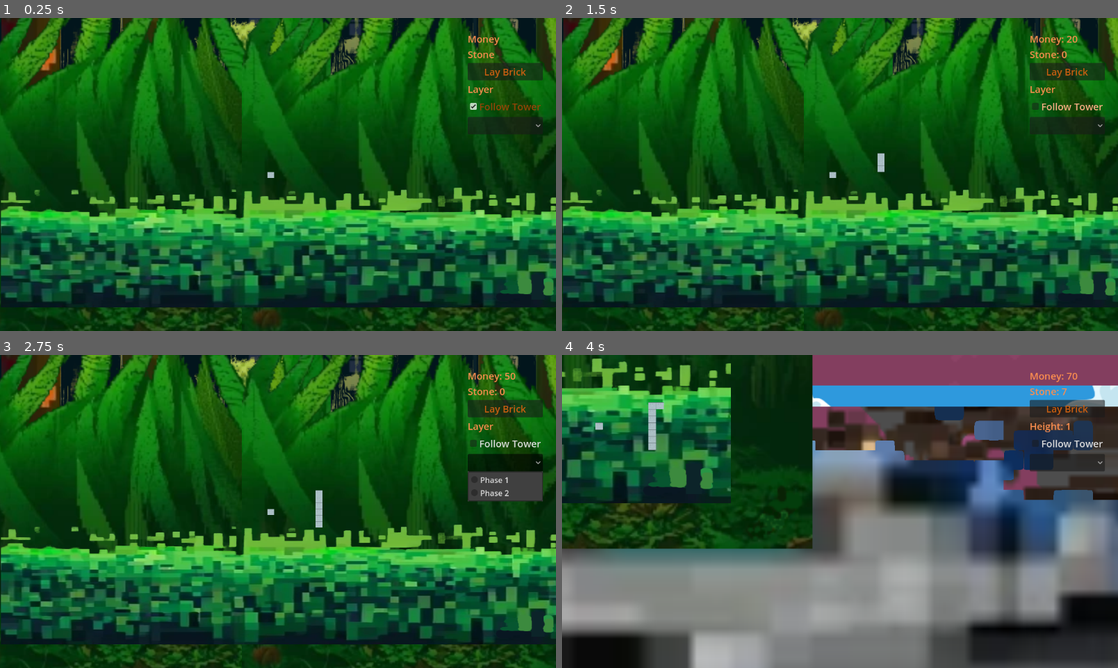
Above: before the commit, frames 1-4 (two rows, left to right).
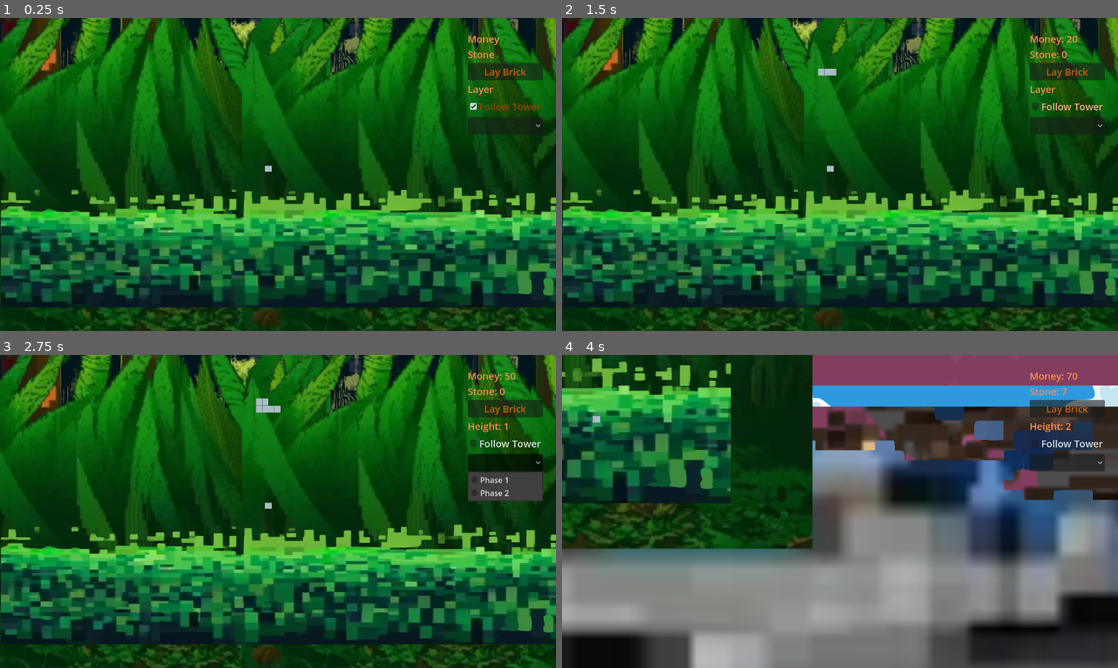
Above: after the commit, the same moments.

Repository: super-Colin/tower-builder
Game: Godot game, scene res://game.tscn
Two runs of this game, one before a commit and one after it. Both use one fixed random seed, a clock stepped at 60 frames per second and the inputs below.
Inputs (mouse positions are in pixels of both pictures, inside the frame that each line leads up to):
- Up to frame 1 (0.25 s): no input
- Up to frame 2 (1.5 s): click "Lay Brick" at 0.5 s; click "Follow Tower" at 1.25 s
- Up to frame 3 (2.75 s): click (505, 461) at 2 s
- Up to frame 4 (4 s): move the mouse to (962, 495) at 2.77 s; hold Right (ui_right) 2.78-3.53 s; hold Mouse wheel down (scroll_down) 2.78-3.53 s; click (962, 495) at 2.92 s; move the mouse to (728, 527) at 3.52 s; hold Down (ui_down) from 3.53 s (still down); tap Mouse wheel up (scroll_up) at 3.6 s

The runs differ from the first frame. In frame 1, less than 0.1% of the frame differs, in the area x 47-50%, y 47-52%; in frame 2, 0.2%; in frame 3, 0.4%, in the area x 46-92%, y 13-56%; in frame 4, 0.3%.

Commit message:
starting over at the design phase, added Notes folder

Diff:
--- a/Configs.gd
+++ b/Configs.gd
@@ -8,3 +8,9 @@
 var moneyGenerationAmount = 10 # amount generated for free per money generation tick
 var brickCost_money = 0 # Cost to add a brick to the tower
 var brickCost_stone = 0 # Cost to add a brick to the tower
+
+
+
+
+# Tower Round
+var s
--- a/Events.gd
+++ b/Events.gd
@@ -20,6 +20,9 @@
 
 signal earthEatenUpdated
 signal addEarthEaten(amount: float)
+
+signal setPlanetRadius(amount: int)
+
 
 
 func _ready():
--- a/Tower Round.gd
+++ b/Tower Round.gd
@@ -1,5 +1,5 @@
 extends Node2D
-var widthInBricksPerLayer = 7
+var widthInBricksPerLayer = 4
 var heightInBricksPerTower = 3
 
 var currentTowerWidthInBricks = 0
@@ -9,17 +9,29 @@
 
 
 
-@export var radius = 100
-@export var scaleFactor = 1
+var progressMap={
+	"1":{
+		"widthInBricksPerLayer":5,
+		"heightInBricksPerLayer":8,
+		"scaleFactor":8,
+	}
+}
 
+
+
+
+
+
+#@export var radius = 1900
+@export var radius = 200
+@export var scaleFactor = 1.5
+
+@onready var brickPixelWidth = $StoneBrick.texture.get_width()
 @onready var brickPixelHeight = $StoneBrick.texture.get_height()
 @onready var brickStartingScale = $StoneBrick.scale
 @onready var brickStartingAngle = rad_to_deg($StoneBrick.rotation)
 @onready var currentScale = brickStartingScale
-@onready var brickPixelWidth = $StoneBrick.texture.get_width()
 
-func brickPixelWidthScaled():
-	return brickPixelWidth * currentScale.x
 
 func _ready():
 	Events.addBrick.connect(addBrick)
@@ -66,39 +78,35 @@
 	# find the brick that will be in the middle
 	var midBrickPosition = ceil(widthInBricksPerLayer / 2.0)
 	var isCenterOfOddLayer = currentTowerWidthInBricks + 1 == midBrickPosition and widthInBricksPerLayer % 2 != 0
-	#print("midBrickPosition is ",midBrickPosition)
 	# if it's the middle of an odd row then return the center position
 	if isCenterOfOddLayer:
-		print("center of odd layer")
-		print("=======")
 		return layerCenterPointVector
 	# build a new vector position.
 	var bricksFromCenter = abs(midBrickPosition - (currentTowerWidthInBricks + 1))
-	var brickWidthFromCenter = bricksFromCenter * brickPixelWidthScaled()
+	var brickWidthFromCenter = bricksFromCenter * currentBrickPixelWidthScaled()
 	var offsetVector
 	# if less than the middle block
 	if currentTowerWidthInBricks +1 < midBrickPosition and widthInBricksPerLayer % 2 != 0:
-		print("<- left side of odd")
+		#print("<- left side of odd")
 		offsetVector = setVectorLength(layerCenterPointVector.orthogonal(), brickWidthFromCenter)
 	# if less than the middle block
 	if currentTowerWidthInBricks +1 < midBrickPosition and widthInBricksPerLayer % 2 == 0:
-		print("<- left side of even")
-		offsetVector = setVectorLength(layerCenterPointVector.orthogonal(), brickWidthFromCenter + (brickPixelWidthScaled()/2))
+		#print("<- left side of even")
+		offsetVector = setVectorLength(layerCenterPointVector.orthogonal(), brickWidthFromCenter + (currentBrickPixelWidthScaled()/2))
 	# if more than the middle block on an odd tower
 	if currentTowerWidthInBricks +1 > midBrickPosition and widthInBricksPerLayer % 2 != 0:
-		print("-> right side of odd")
+		#print("-> right side of odd")
 		offsetVector = setVectorLength(layerCenterPointVector.orthogonal() * -1, brickWidthFromCenter)
 	# If more than the middle (an even number) and the total width is even
 	if currentTowerWidthInBricks +1 > midBrickPosition and widthInBricksPerLayer % 2 == 0:
-		print("-> right side of even")
-		#offsetVector = offsetVector * -1
-		offsetVector = setVectorLength(layerCenterPointVector.orthogonal() * -1, brickWidthFromCenter - (brickPixelWidthScaled()/2))
+		#print("-> right side of even")
+		offsetVector = setVectorLength(layerCenterPointVector.orthogonal() * -1, brickWidthFromCenter - (currentBrickPixelWidthScaled()/2))
 	# If this is an even width tower
 	if currentTowerWidthInBricks +1 == midBrickPosition :
-		print("-- center of even")
-		offsetVector = setVectorLength(layerCenterPointVector.orthogonal(), brickPixelWidthScaled()/2)
-	print("offsetVector is ", offsetVector)
-	print("=======")
+		#print("-- center of even")
+		offsetVector = setVectorLength(layerCenterPointVector.orthogonal(), currentBrickPixelWidthScaled()/2)
+	#print("offsetVector is ", offsetVector)
+	#print("=======")
 	return layerCenterPointVector + offsetVector
 
 
@@ -121,8 +129,12 @@
 
 
 func getLayerAngle():
-	var angle = (currentTower * 30) % 360
+	# adding a "- 90" to make the origin 12 o'clock instead of 3 o'clock
+	var angle = ((currentTower * 30) - 90) % 360
 	return angle
+
+func currentBrickPixelWidthScaled():
+	return brickPixelWidth * currentScale.x
 
 
 func getCenterOfTowerOnCircle():
--- a/game.tscn
+++ b/game.tscn
@@ -41,4 +41,4 @@
 [node name="Background" parent="." instance=ExtResource("3_spluf")]
 
 [node name="Tower Round" parent="." instance=ExtResource("8_lanr4")]
-position = Vector2(559, 327)
+position = Vector2(554, 314)
--- a/tower_round.tscn
+++ b/tower_round.tscn
@@ -4,7 +4,7 @@
 [ext_resource type="Texture2D" uid="uid://gx7l2yeq1lft" path="res://stoneBrick.png" id="2_c8mpe"]
 
 [sub_resource type="CircleShape2D" id="CircleShape2D_6ty7k"]
-radius = 86.6487
+radius = 1000.0
 
 [node name="Tower Round" type="Node2D"]
 script = ExtResource("1_uaowk")
Not shown, added: Notes/Design_Gameplay.txt
Not shown, added: Notes/Design_HighLevel.txt
Not shown, added: Notes/Design_Story.txt
